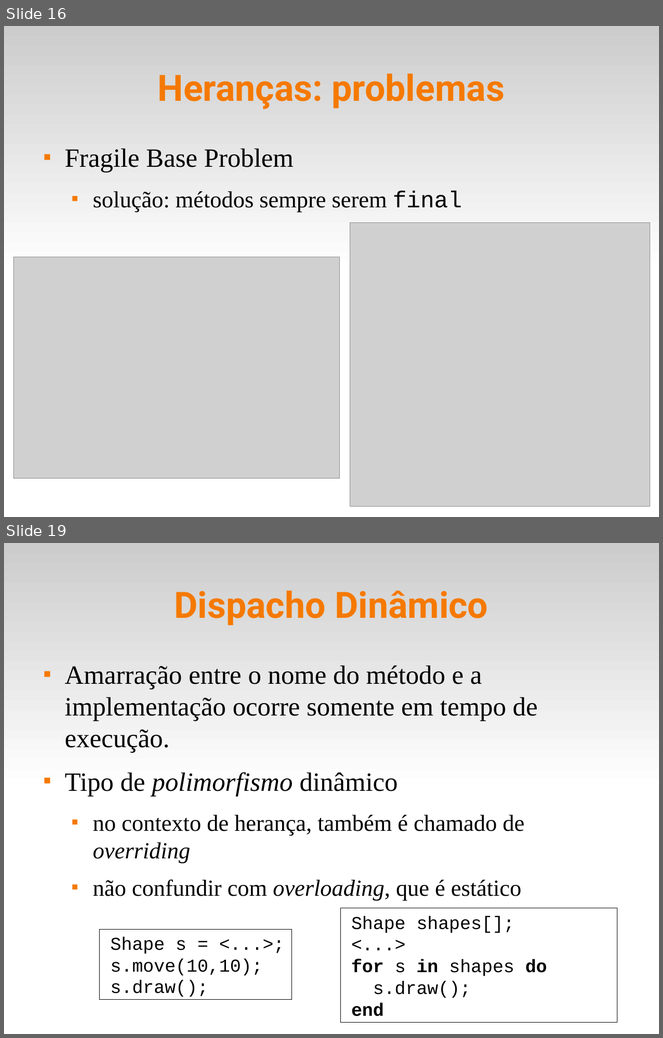
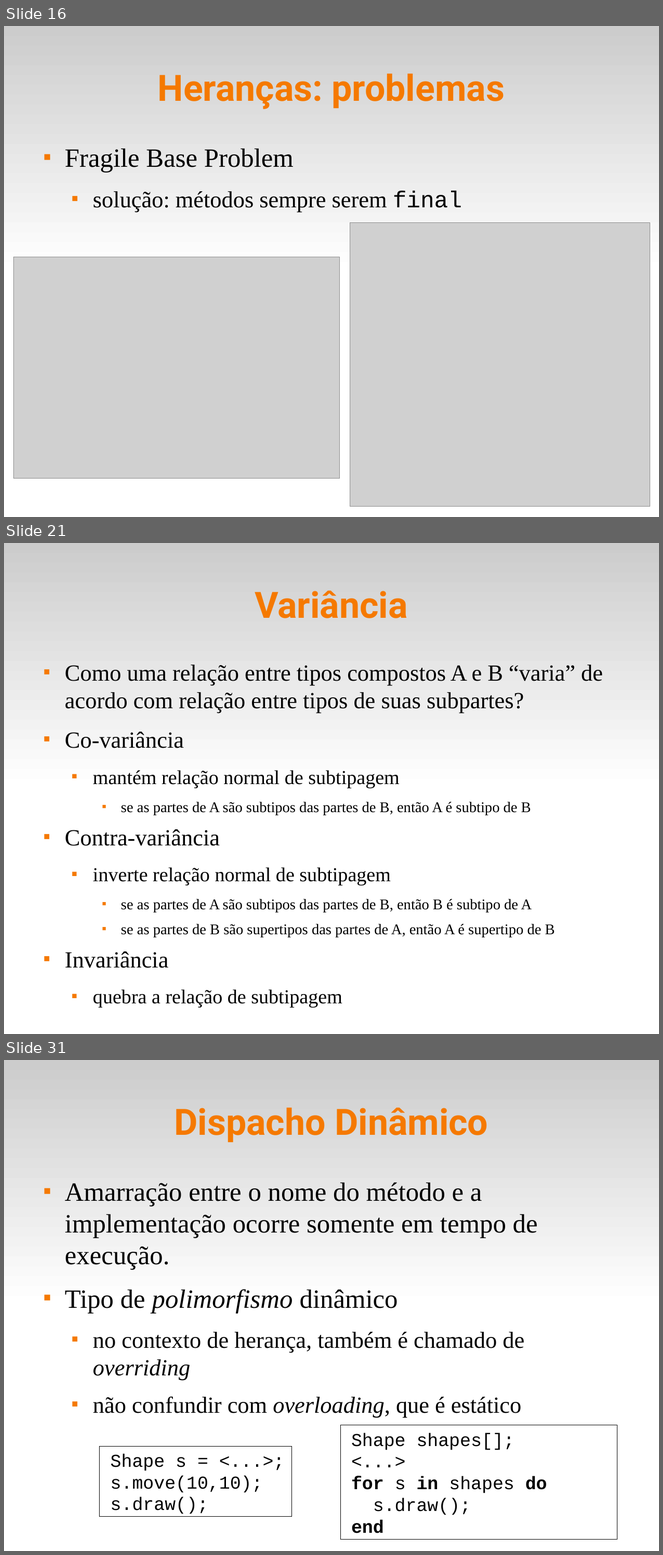
Before and after one commit to fsantanna-uerj/EDL, a slide deck: slides/edl-09-oo.odp. Shown one above the other, each under a label of ours: slides 16 and 19 before the commit, slides 16, 21 and 31 after it; the slides between them are not shown. The pictures are 663x1038 and 663x1555 pixels, drawn with LibreOffice and Linux fonts; fonts in the diff are those of the drawing; grey boxes stand for pictures. Boxes give left, top, right and bottom in pixels: in the first picture for what was removed or moved away, otherwise in the second. Text is boxed around its words. In the diff, an @@ line names an element or a change of style, - is before the commit and + after.

```diff
--- a/slides/edl-09-oo.odp
+++ b/slides/edl-09-oo.odp
@@ slide 21 added at [4, 543, 659, 1034], background #FFFFFF; not listed: 1 template element that a slide beside it also shows @@
@@ title added at [255, 590, 408, 618], 44 pt, text #F57900, bold @@
+Variância
@@ text added at [65, 665, 603, 1008], 18 pt, text #000000 @@
+■ Como uma relação entre tipos compostos A e B “varia” de acordo com relação entre tipos de suas subpartes?
+■ Co-variância
+  ■ mantém relação normal de subtipagem
+    ■ se as partes de A são subtipos das partes de B, então A é subtipo de B
+■ Contra-variância
+  ■ inverte relação normal de subtipagem
+    ■ se as partes de A são subtipos das partes de B, então B é subtipo de A
+    ■ se as partes de B são supertipos das partes de A, então A é supertipo de B
+■ Invariância
+  ■ quebra a relação de subtipagem
@@ what was slide 19 is now slide 31 @@
```
Also in this commit, not shown: 3 slides changed, 11 other slides added, 5 other files.
